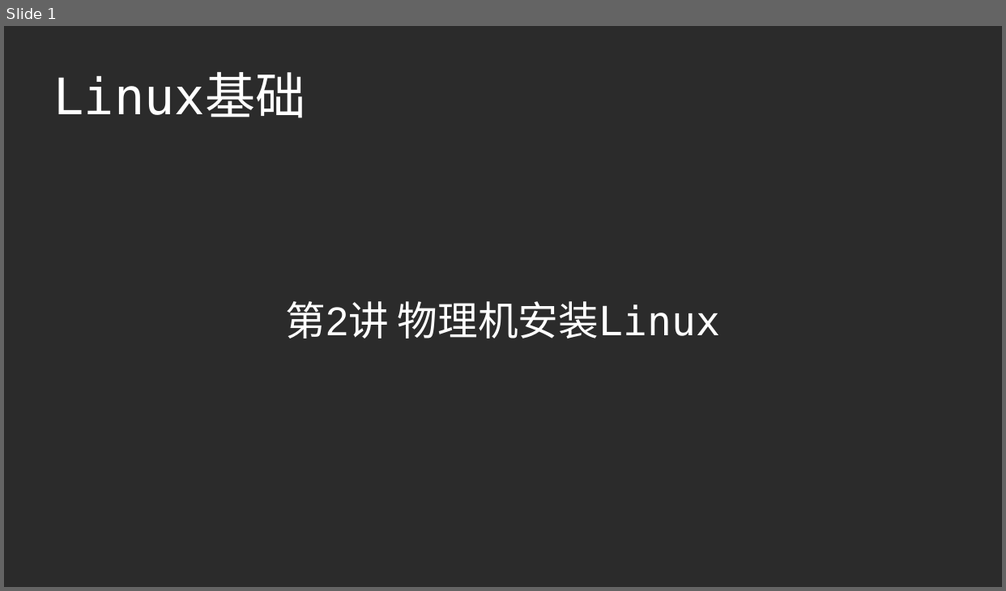
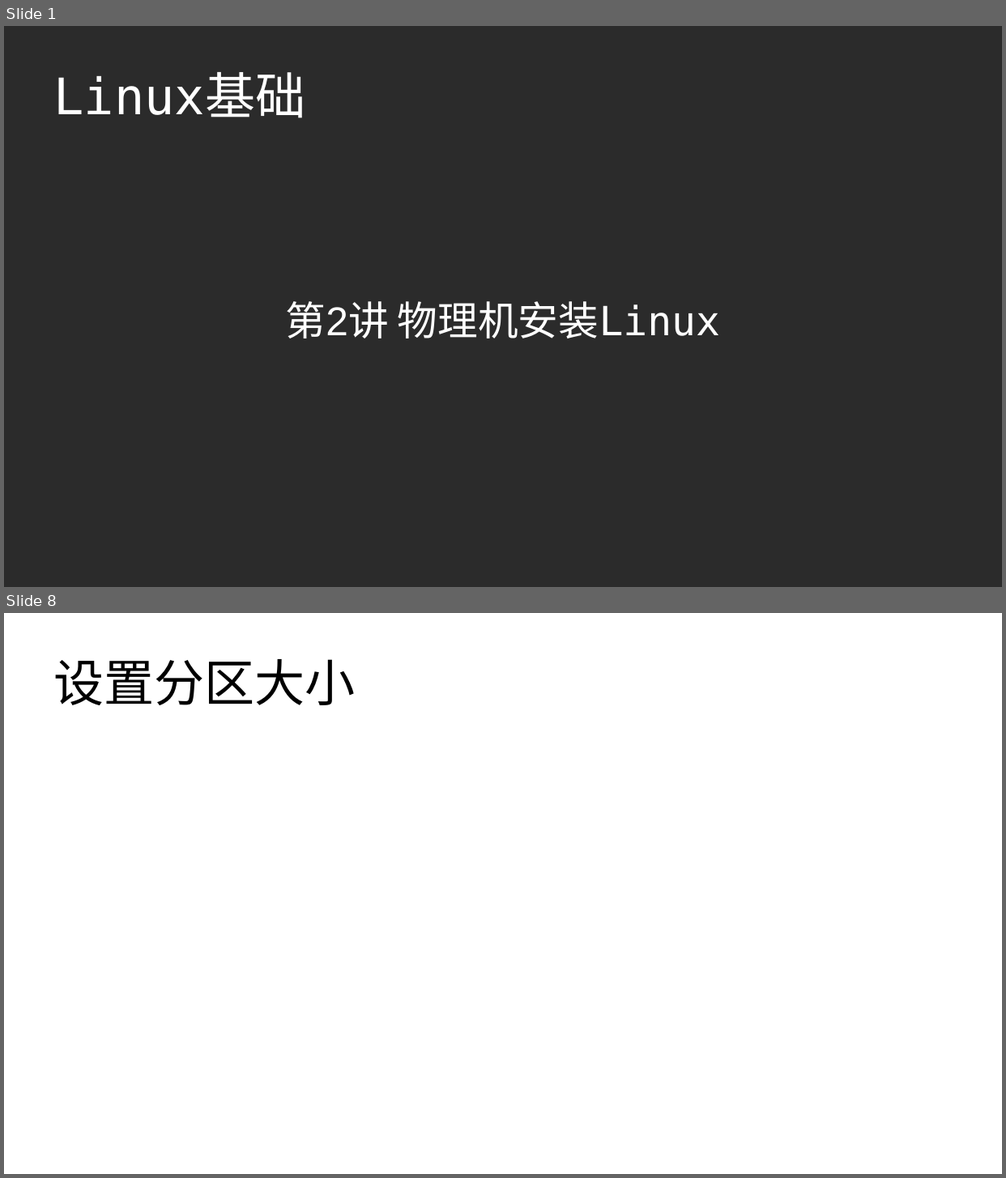
Before and after one commit to master-genius/linux-system, a slide deck: ch02/ch02_2-物理机安装Linux.odp. Shown one above the other, each under a label of ours: slide 1 before the commit, slides 1 and 8 after it; the slides between them are not shown. The pictures are 1006x591 and 1006x1178 pixels, drawn with LibreOffice and Linux fonts; fonts in the diff are those of the drawing; background and template pictures are left out; a plain dark background stands for a picture behind light text. Boxes give left, top, right and bottom in pixels: in the first picture for what was removed or moved away, otherwise in the second. Text is boxed around its words. In the diff, an @@ line names an element or a change of style, - is before the commit and + after.

```diff
--- a/ch02/ch02_2-物理机安装Linux.odp
+++ b/ch02/ch02_2-物理机安装Linux.odp
@@ slide 8 added at [4, 613, 1002, 1174], background #FFFFFF @@
@@ title added at [54, 659, 356, 705], 40 pt, text #000000 @@
+设置分区大小
```
Also in this commit, not shown: 1 slide changed, 5 other slides added, 6 slides removed, 1 other file.
